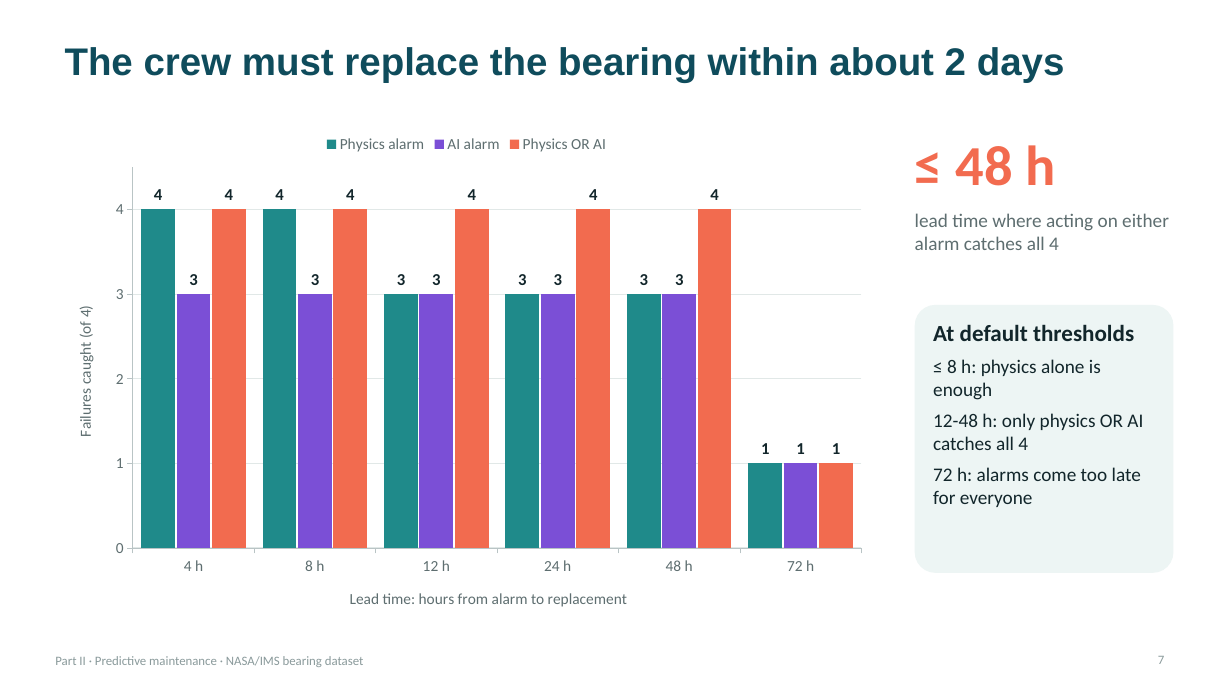
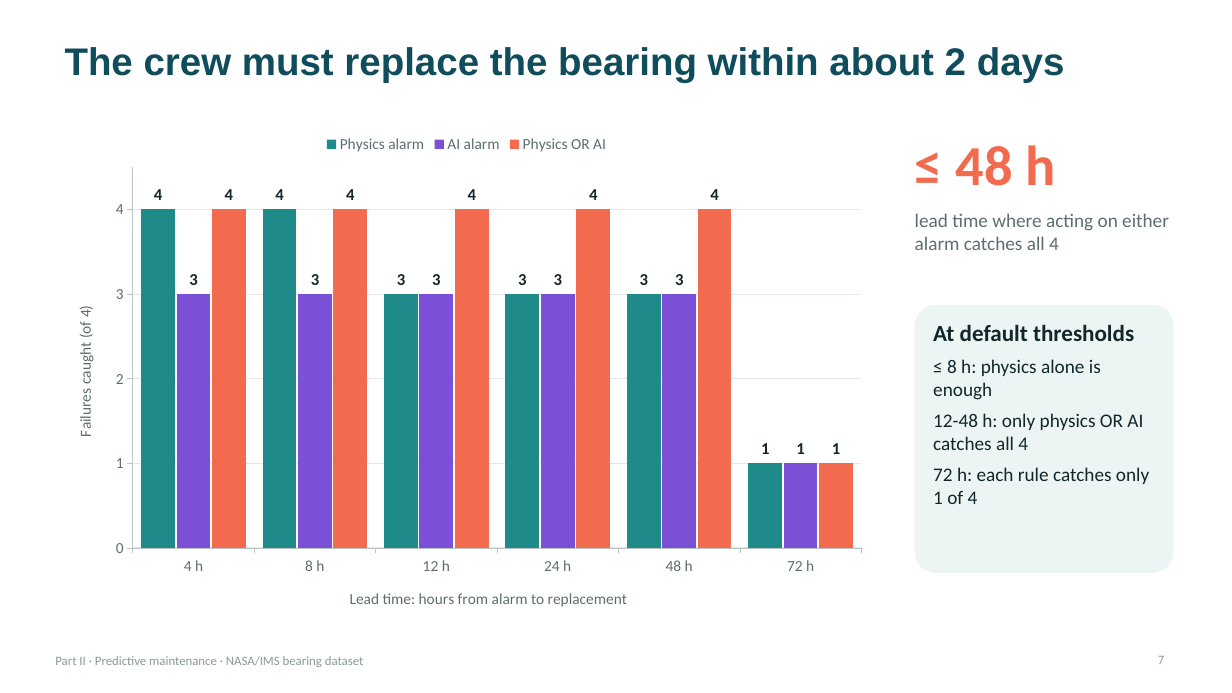
Before and after one commit to Adrian-Jotham/AISmartFactory, a slide deck: slide 7 of predictive_maintenance_part2.pptx. Drawn at 1232x693 pixels with LibreOffice and Linux fonts; fonts in the diff are those of the drawing. Boxes give left, top, right and bottom in pixels: in the first picture for what was removed or moved away, otherwise in the second. Text is boxed around its words. In the diff, an @@ line names an element or a change of style, - is before the commit and + after.

```diff
--- a/predictive_maintenance_part2.pptx
+++ b/predictive_maintenance_part2.pptx
@@ text at (x1=933, y1=467, x2=1149, y2=504): text changed @@
-72 h: alarms come too late for everyone
+72 h: each rule catches only 1 of 4
```
Also in this commit, not shown: 5 other slides changed, 1 other file.
